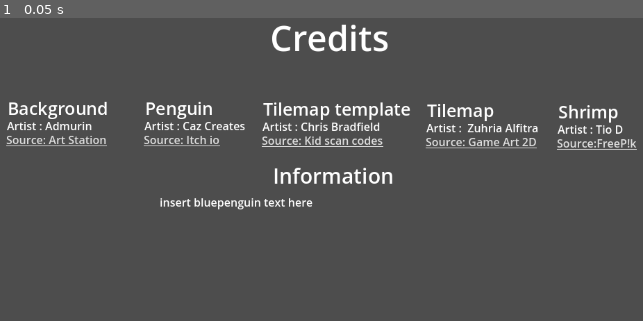
Above: before the commit, frame 1.
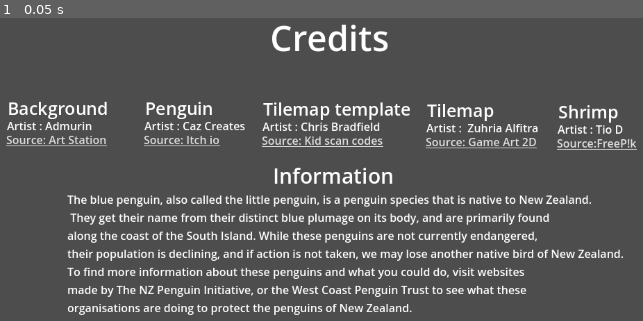
Above: after the commit, the same moment.

Repository: STOINT/Project-Pengooon
Game: Godot game, scene res://Levels/credits.tscn
Same seed, same stepped clock (60 frames per second), same inputs: the game is played once before the commit and once after it. This scene is started directly instead of the project's main scene.
Inputs:
- Up to frame 1 (0.05 s): no input

The runs differ from the first frame. In frame 1, 7.4% of the frame differs, in the area x 10-97%, y 58-99%.

Commit message:
Added Blue penguin
added blue penguin information

Diff:
--- a/Levels/credits.tscn
+++ b/Levels/credits.tscn
@@ -25,6 +25,7 @@
 "
 
 [node name="Name" type="Label" parent="Shrimp"]
+layout_mode = 0
 offset_left = -1.0
 offset_top = 31.0
 offset_right = 122.0
@@ -33,6 +34,7 @@
 "
 
 [node name="penguin" type="LinkButton" parent="Shrimp/Name"]
+layout_mode = 0
 offset_left = -1.0
 offset_top = 20.0
 offset_right = 148.0
@@ -48,6 +50,7 @@
 text = "Tilemap template"
 
 [node name="Name" type="Label" parent="Tilemap template"]
+layout_mode = 0
 offset_left = -1.0
 offset_top = 31.0
 offset_right = 122.0
@@ -56,6 +59,7 @@
 "
 
 [node name="tilemap" type="LinkButton" parent="Tilemap template/Name"]
+layout_mode = 0
 offset_left = -1.0
 offset_top = 20.0
 offset_right = 148.0
@@ -72,6 +76,7 @@
 "
 
 [node name="Name2" type="Label" parent="Background"]
+layout_mode = 0
 offset_left = -1.0
 offset_top = 31.0
 offset_right = 122.0
@@ -80,6 +85,7 @@
 "
 
 [node name="Background" type="LinkButton" parent="Background/Name2"]
+layout_mode = 0
 offset_left = -1.0
 offset_top = 20.0
 offset_right = 148.0
@@ -95,6 +101,7 @@
 text = "Tilemap"
 
 [node name="Name" type="Label" parent="Tilemap template2"]
+layout_mode = 0
 offset_left = -1.0
 offset_top = 31.0
 offset_right = 161.0
@@ -103,6 +110,7 @@
 "
 
 [node name="tilemaptemplate" type="LinkButton" parent="Tilemap template2/Name"]
+layout_mode = 0
 offset_left = -1.0
 offset_top = 20.0
 offset_right = 159.0
@@ -119,6 +127,7 @@
 "
 
 [node name="Name" type="Label" parent="Penguin"]
+layout_mode = 0
 offset_left = -1.0
 offset_top = 31.0
 offset_right = 122.0
@@ -127,6 +136,7 @@
 "
 
 [node name="penguin" type="LinkButton" parent="Penguin/Name"]
+layout_mode = 0
 offset_left = -1.0
 offset_top = 20.0
 offset_right = 148.0
@@ -143,12 +153,17 @@
 
 [node name="Bluepenguin text" type="Label" parent="Information"]
 layout_mode = 0
-offset_left = -163.0
-offset_top = 48.0
-offset_right = 348.0
-offset_bottom = 156.0
-text = "insert bluepenguin text here
-"
+offset_left = -296.0
+offset_top = 44.0
+offset_right = 506.0
+offset_bottom = 223.0
+text = "The blue penguin, also called the little penguin, is a penguin species that is native to New Zealand.
+ They get their name from their distinct blue plumage on its body, and are primarily found
+along the coast of the South Island. While these penguins are not currently endangered,
+their population is declining, and if action is not taken, we may lose another native bird of New Zealand.
+To find more information about these penguins and what you could do, visit websites
+made by The NZ Penguin Initiative, or the West Coast Penguin Trust to see what these
+organisations are doing to protect the penguins of New Zealand."
 
 [connection signal="pressed" from="Shrimp/Name/penguin" to="." method="_on_penguin_pressed"]
 [connection signal="pressed" from="Tilemap template/Name/tilemap" to="." method="_on_tilemap_pressed"]
